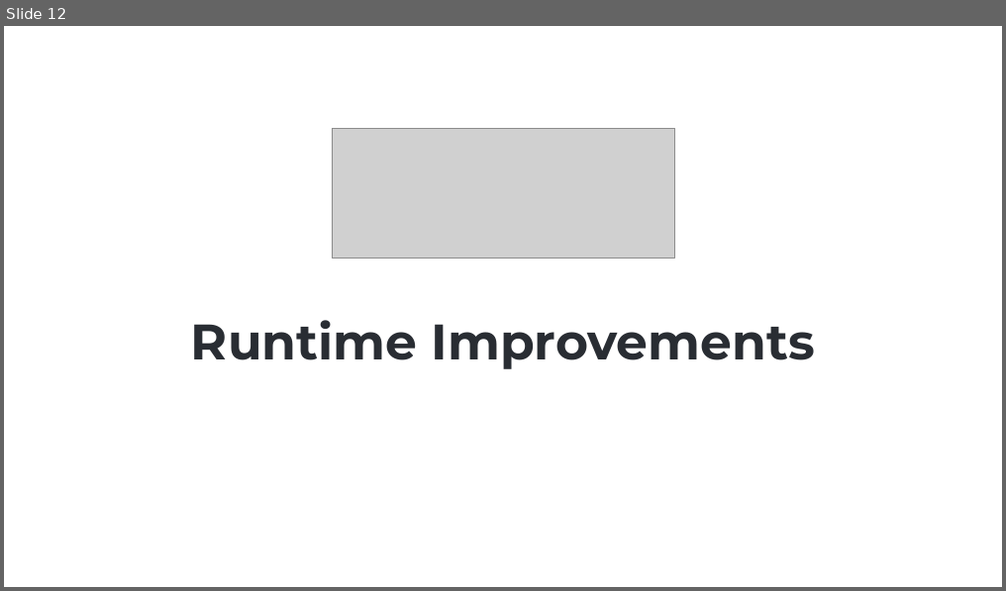
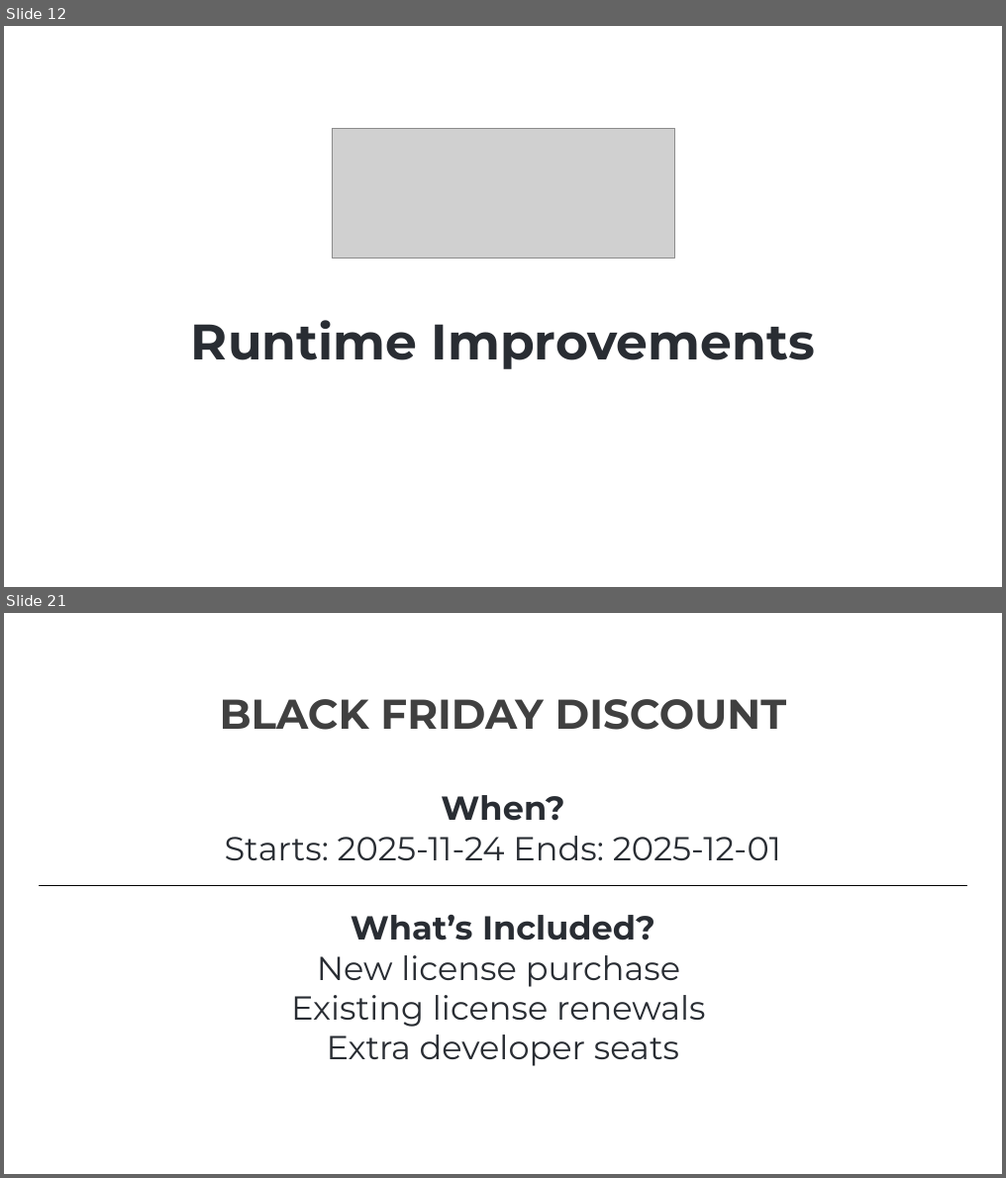
Before and after one commit to ebicoglu/presentations, a slide deck: abp-community-talks-2025.09.pptx. Shown one above the other, each under a label of ours: slide 12 before the commit, slides 12 and 21 after it; the slides between them are not shown. The pictures are 1006x591 and 1006x1178 pixels, drawn with LibreOffice and Linux fonts; fonts in the diff are those of the drawing; grey boxes stand for pictures; background and template pictures are left out. Boxes give left, top, right and bottom in pixels: in the first picture for what was removed or moved away, otherwise in the second. Text is boxed around its words. In the diff, an @@ line names an element or a change of style, - is before the commit and + after.

```diff
--- a/abp-community-talks-2025.09.pptx
+++ b/abp-community-talks-2025.09.pptx
@@ slide 21 added at (x1=4, y1=613, x2=1002, y2=1174), background picture (left out) @@
@@ text added at (x1=220, y1=699, x2=787, y2=1066), 32 pt, text #292D33 @@
+BLACK FRIDAY DISCOUNT
+When?
+Starts: 2025-11-24 Ends: 2025-12-01
+What’s Included?
+New license purchase
+Existing license renewals
+Extra developer seats
@@ line added from (40, 885) to (967, 885), #000000 0.75 pt @@
```
Also in this commit, not shown: 17 slides changed, 1 other slide added, 1 slide removed.
